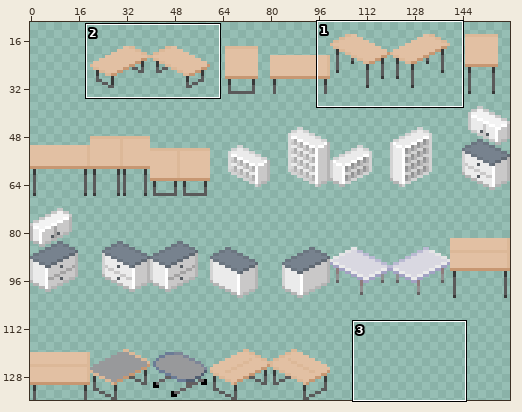
Sprite sheet -- tileset/table.png. Above: a wide view before the commit, with the close-up outlined.
Close-up. As it was:
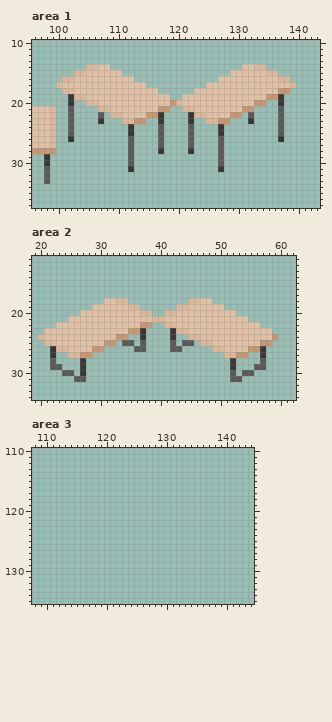
The file is 160x136 pixels. Colours within 5 levels of each other are drawn and written as one. Shown: area 1: x 96..143, y 10..37; area 2: x 19..62, y 11..34; area 3: x 108..144, y 110..135. The wide view leaves out empty margins.
And afterwards:
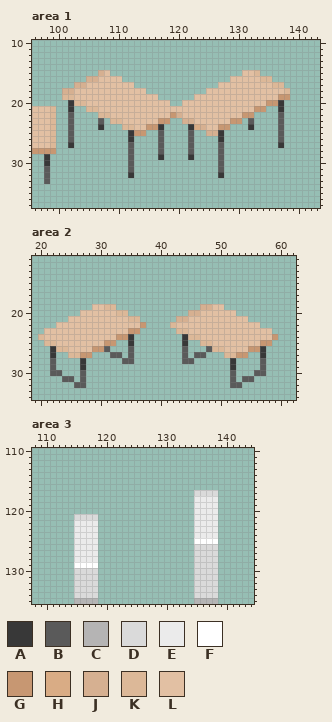
Palette (. is transparent): A #383838  B #5a5a5a  C #b5b4b4  D #dadada  E #ebebeb  F #ffffff  G #c79772  H #d9ac85  J #d6b091  K #dcb898  L #e2c0a3
The commit says: Adding furniture, skinnier tables
The edit:
Changed rows in their new state; - is an unchanged pixel.
Area 1:
first column x 100:
14 -----....----------------------....-----
15 ---....J-..------------------..--K...---
16 -....JJ----..--------------..-----KK...-
17 ...JJ--------..----------..---------KK..
18 -JJ------------..------..------------LK-
19 -KKLL------------..--..------------LLGG-
20 ---KKLL------------..------------LLGG---
21 --A--KKLL--------LLLLLL--------LLGG--A--
22 -------KKLL----LLLLGJLLLL----LLGG-------
23 -------B-KKLLLLLLGG--JJLLLLLLGG-B-------
24 -------A---KKLLGGA----AHJLLGG---A-------
25 -------------GG----------JJ-------------
26 --B---------A--------------A---------B--
27 --A----------------------------------A--
28 -----------------B----B-----------------
29 -----------------A----A-----------------
31 ------------B--------------B------------
32 ------------A--------------A------------
Area 2:
first column x 22:
18 ---------....----------....---------
19 ---------KK....------....JJ---------
20 -----------KK....--....JJ-----------
21 -------------KK......JJ-------------
22 ----------------.--.----------------
23 ---------------.----.---------------
24 -------------A-.----.-A-------------
25 ------------.A-.----.-A.------------
26 ---------B---B..----..B---B---------
27 ----------BB-B--------B-BB----------
28 ------------BB--------BB------------
29 -.--------------------------------.-
30 BB..-B--------------------------..BB
31 --BB.--------------------------.BB--
32 ----BB------------------------BB----
Area 3:
first column x 115:
117 --------------------DDDD
118 --------------------EEEE
119 --------------------EEEE
120 --------------------EEEE
121 DDDD----------------EEEE
122 EEEE----------------EEEE
123 EEEE----------------EEEE
124 EEEE----------------EEEE
125 EEEE----------------FFFF
126 EEEE----------------DDDD
127 EEEE----------------DDDD
128 EEEE----------------DDDD
129 FFFF----------------DDDD
130 DDDD----------------DDDD
131 DDDD----------------DDDD
132 DDDD----------------DDDD
133 DDDD----------------DDDD
134 DDDD----------------DDDD
135 CCCC----------------CCCC
Boxes around the changes in both close-ups, in picture pixels (x1, y1, x2, y2):
changed: (56, 64, 296, 160)
changed: (128, 166, 134, 178)
changed: (218, 166, 224, 178)
changed: (104, 298, 212, 364)
changed: (50, 364, 86, 388)
changed: (230, 364, 266, 388)
added: (194, 490, 218, 604)
added: (74, 514, 98, 604)
